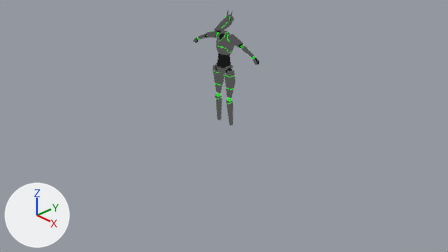
A saved change to the Blender file assets/Blend-files/the-one-true-robot.blend.
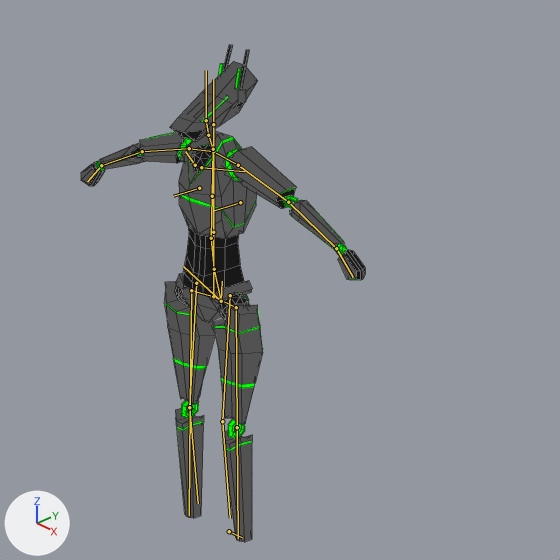
Each version is shown from the file's camera 'Camera', then close up on the part from 39% to 68% of the width and 0% to 51% of the height. Lighting does not change. The marker at lower left points along +X, +Y and +Z. The older version's two pictures come first. The bones that change, and the others that lie on the model, are drawn over the model as lines in the close-ups. The close-ups show mesh edges as thin lines.

Names of what the first close-up shows: 'body'.
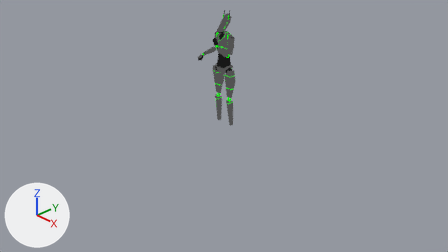
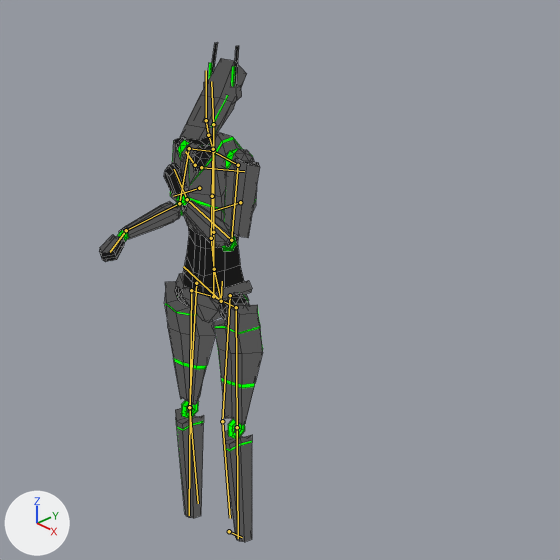
The newer file adds an action. The first version stands in its rest pose; the second is drawn at frame 36 of the action 'IdleAnim1'.

Location of each change, (x1, y1, x2, y2) in pixels of the close-ups (560 x 560 px):
'body', posed (42% narrower)
    before: (81, 45, 365, 542)
    after: (99, 42, 263, 542)
bone 'upperarm.L', root to tip
    before: (238, 165) to (288, 202)
    after: (238, 165) to (231, 240)
bone 'forearm.L', root to tip
    before: (288, 202) to (336, 248)
    after: (231, 240) to (187, 199)
bone 'hand.L', root to tip
    before: (336, 248) to (353, 277)
    after: (187, 199) to (174, 169)
bone 'upperarm.R', root to tip
    before: (189, 148) to (142, 151)
    after: (189, 148) to (179, 203)
bone 'forearm.R', root to tip
    before: (142, 151) to (101, 165)
    after: (179, 203) to (126, 230)
bone 'hand.R', root to tip
    before: (101, 165) to (87, 181)
    after: (126, 230) to (110, 252)
bone 'head', root to tip
    before: (213, 124) to (213, 79)
    after: (213, 124) to (211, 81)

The change in detail:
Bone 'upperarm.L' (bone_upperarm_l) turns from (0, 0, 0) to (20, 1, -59) degrees about its own x, y and z.
Bone 'forearm.L' (bone_forearm_l) turns from (0, 0, 0) to (116, 0, 0) degrees about its own x, y and z.
Bone 'hand.L' (bone_hand_l) turns from (0, 0, 0) to (32, -4, 1) degrees about its own x, y and z.
Bone 'upperarm.R' (bone_upperarm_r) turns from (0, 0, 0) to (-9, 0, 52) degrees about its own x, y and z.
Bone 'forearm.R' (bone_forearm_r) turns from (0, 0, 0) to (87, 0, 0) degrees about its own x, y and z.
Bone 'hand.R' (bone_hand_r) turns from (0, 0, 0) to (-11, 7, -1) degrees about its own x, y and z.
Bone 'head' (bone_head) turns from (0, 0, 0) to (6, 19, -1) degrees about its own x, y and z.
